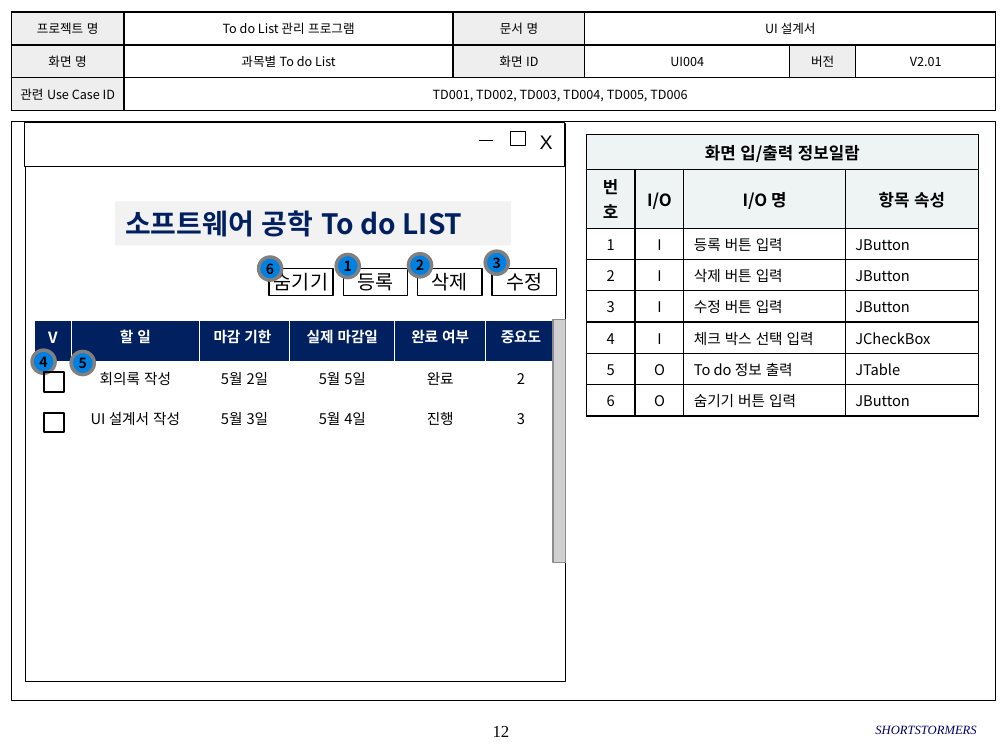
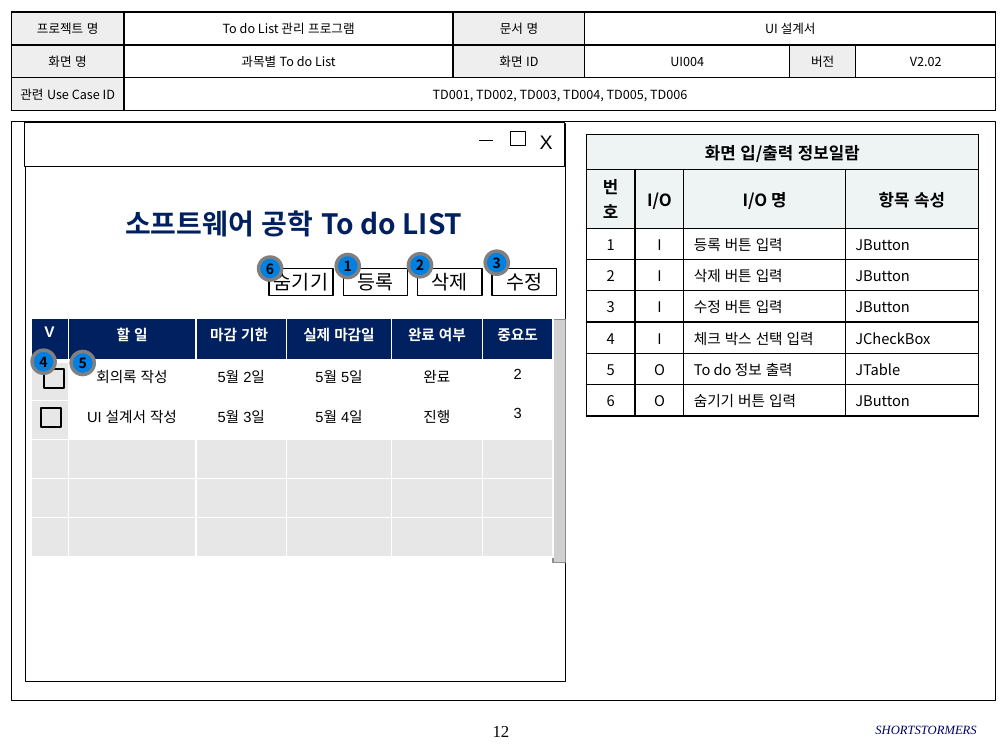
Before and after one commit to SMU-SE-Admin/18-1_7_SHORTSTORMERS_Doc, a slide deck: slide 12 of 03 설계/UI 설계서_7_SHORTSTORMERS.pptx. Drawn at 1008x756 pixels with LibreOffice and Linux fonts; fonts in the diff are those of the drawing; grey boxes stand for pictures; background and template pictures are left out. Boxes give left, top, right and bottom in pixels: in the first picture for what was removed or moved away, otherwise in the second. Text is boxed around its words. In the diff, an @@ line names an element or a change of style, - is before the commit and + after.

```diff
--- a/03 설계/UI 설계서_7_SHORTSTORMERS.pptx
+++ b/03 설계/UI 설계서_7_SHORTSTORMERS.pptx
@@ table at (11, 12, 995, 111) @@
-row 2, column 6: V2.01
+row 2, column 6: V2.02
@@ table at (31, 319, 553, 557) @@
@@ fill #FFFFFF to #E7E7E7 in 20 cells @@
@@ fill #FFFFFF to none in 10 cells @@
@@ font Noto Sans CJK KR to Arial @@
@@ rectangle: place and size @@
-rectangle at (44, 413, 65, 432)
+rectangle at (40, 408, 60, 427)
```
Also in this commit, not shown: 26 other slides changed, 8 slides added.
